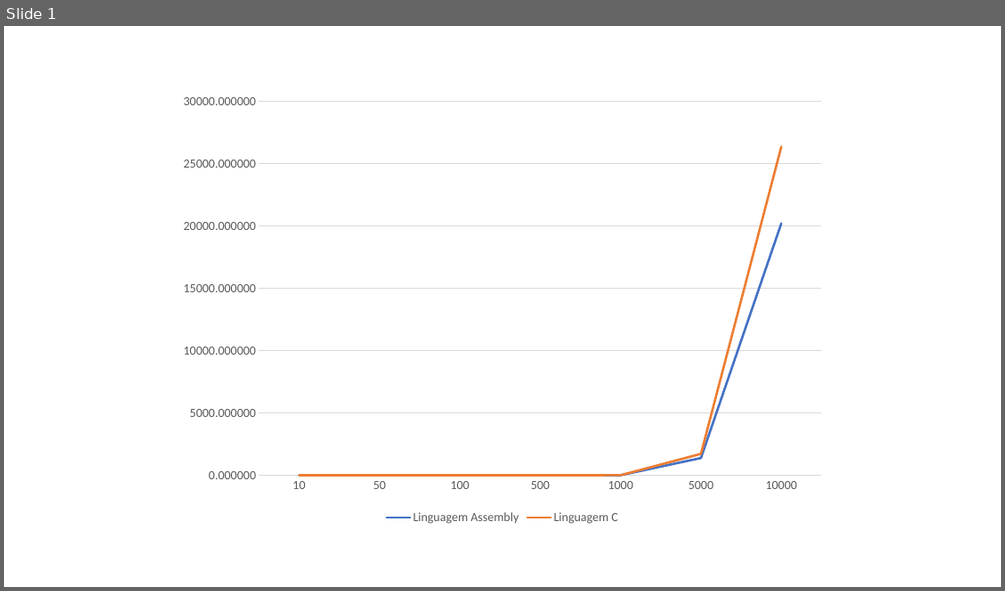
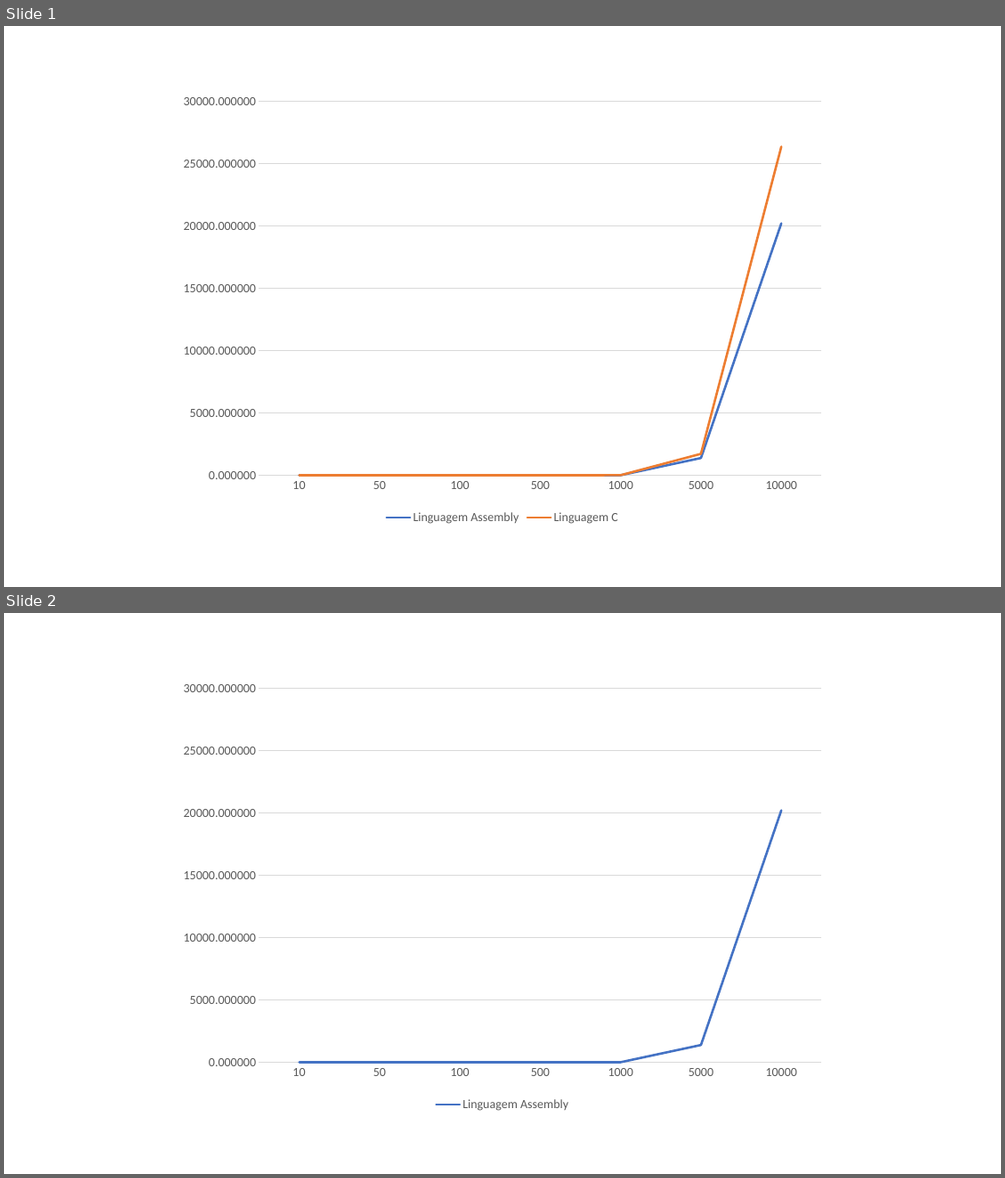
Before and after one commit to AllanCapistrano/sd-pbl1, a slide deck: recursos/gráficos.pptx. Shown one above the other, each under a label of ours: slide 1 before the commit, slides 1 and 2 after it. The pictures are 1005x591 and 1005x1178 pixels, drawn with LibreOffice and Linux fonts; fonts in the diff are those of the drawing. Boxes give left, top, right and bottom in pixels: in the first picture for what was removed or moved away, otherwise in the second. Text is boxed around its words. In the diff, an @@ line names an element or a change of style, - is before the commit and + after.

```diff
--- a/recursos/gráficos.pptx
+++ b/recursos/gráficos.pptx
@@ slide 2 added at bbox=[4, 613, 1001, 1174], background #FFFFFF @@
@@ line chart added at bbox=[170, 672, 834, 1116] @@
+categories: 10, 50, 100, 500, 1000, 5000, 10000
+Linguagem Assembly: 0, 0, 0, 0, 0, 1400, 20200
```
Also in this commit, not shown: 1 other slide added, 3 other files.
